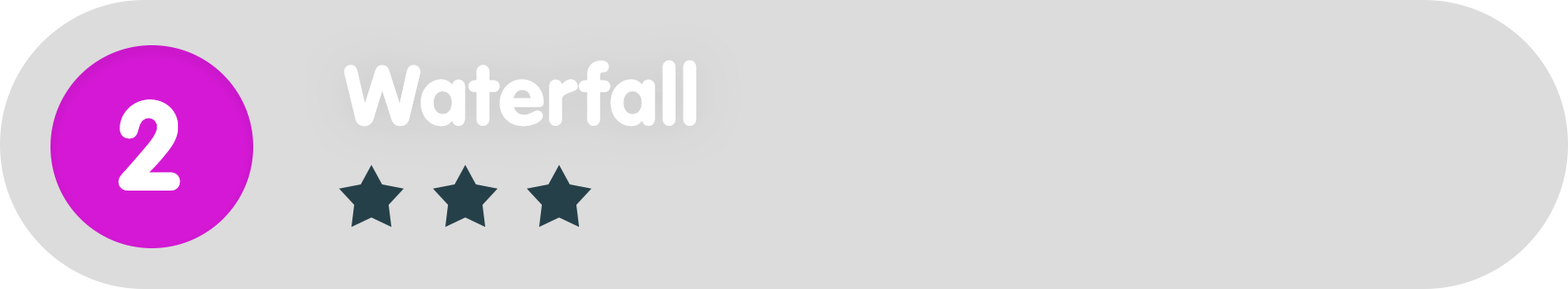
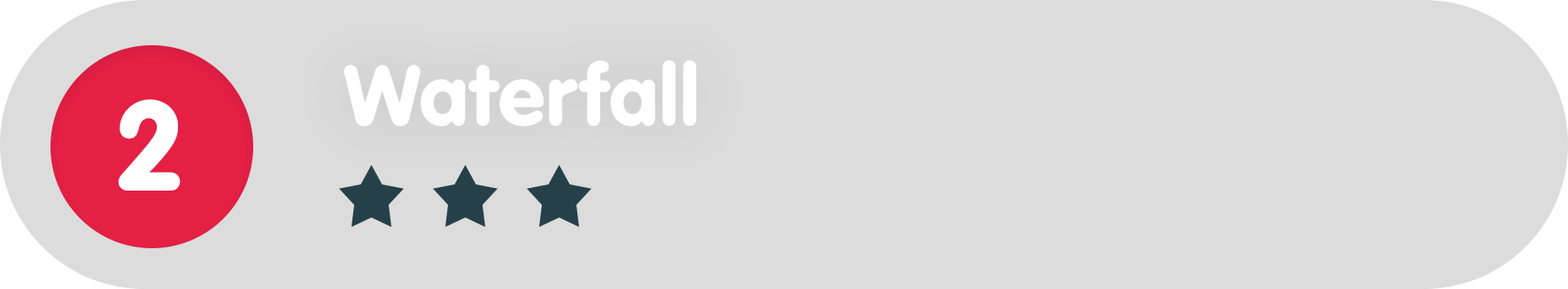
Layered file, before and after one edit (1568 × 289). Changes by layer:
painted on "Ellipse_green" over [50, 45, 254, 248]
